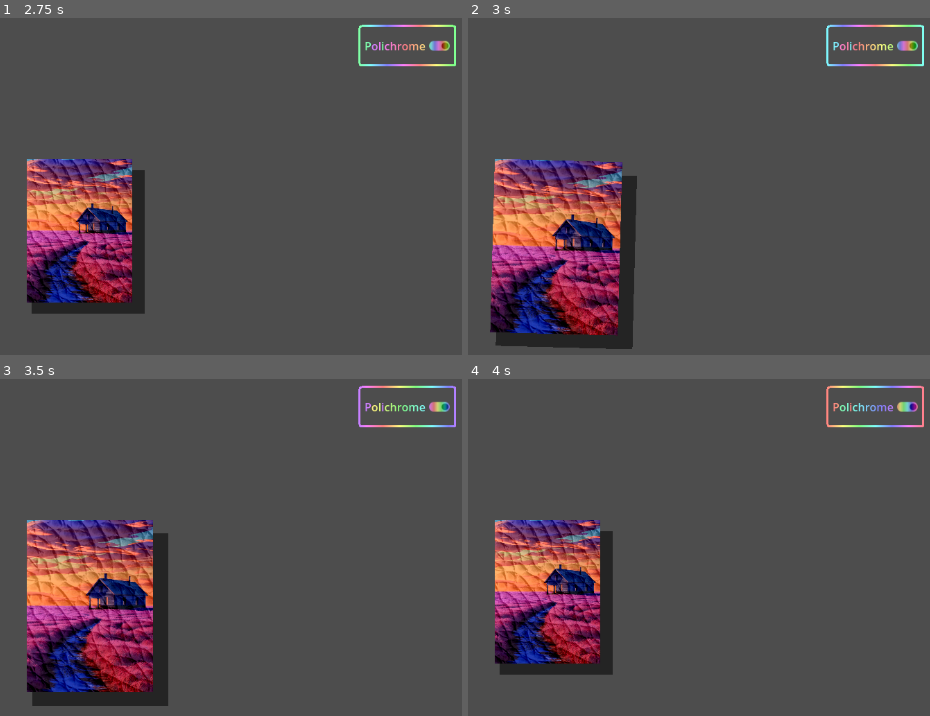
Above: before the commit, frames 1-4 (two rows, left to right).
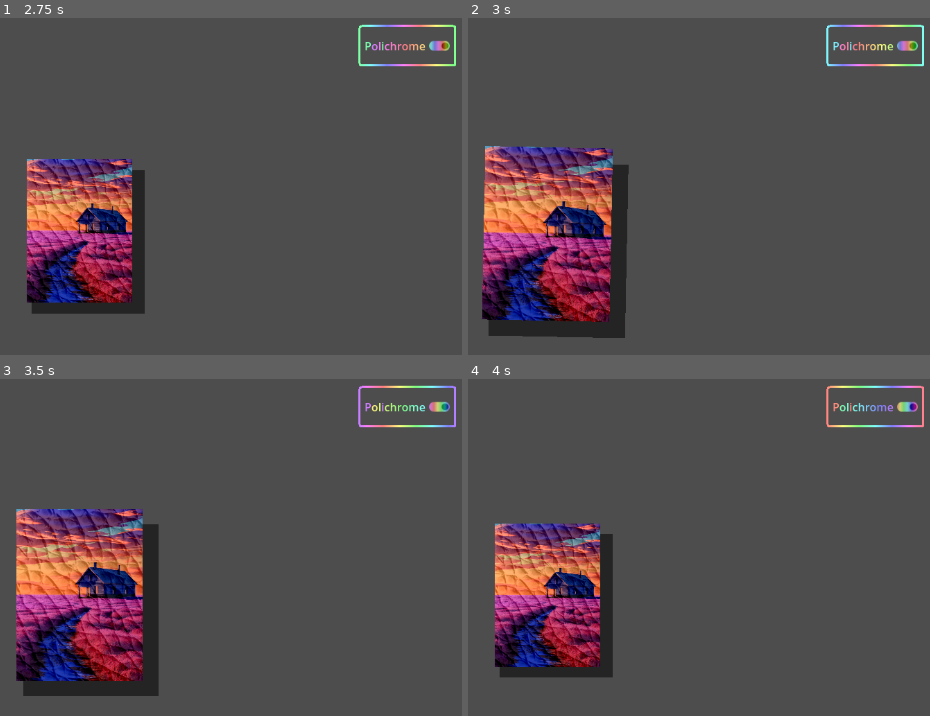
Above: after the commit, the same moments.

Repository: SphinxKingStone/NotBalatro
Game: Godot game, scene res://scenes/main.tscn
The game is run twice, just before and just after one commit, with the same random seed, the same clock (stepped at 60 frames per second) and the same inputs.
Inputs (mouse positions are in pixels of both pictures, inside the frame that each line leads up to):
- Up to frame 1 (2.75 s): click "Polichrome" at 0.5 s; click "Polichrome" at 1.25 s; click "Polichrome" at 2 s
- Up to frame 2 (3 s): move the mouse to (546, 230) at 2.77 s; click (546, 230) at 2.92 s
- Up to frame 3 (3.5 s): no input
- Up to frame 4 (4 s): move the mouse to (outside the picture) at 3.52 s; click (outside the picture) at 3.67 s

Frame 1 is identical in both runs. In frame 2, 16% of the frame differs, in the area x 3-37%, y 37-99%; in frame 3, 16%; in frame 4, 7.6%.

Commit message:
fix card pivot point

Diff:
--- a/scenes/card.tscn
+++ b/scenes/card.tscn
@@ -17,6 +17,7 @@
 offset_bottom = 203.0
 grow_horizontal = 2
 grow_vertical = 2
+pivot_offset = Vector2(76, 103.5)
 script = ExtResource("1_3iipp")
 
 [node name="Shadow" type="TextureRect" parent="."]
